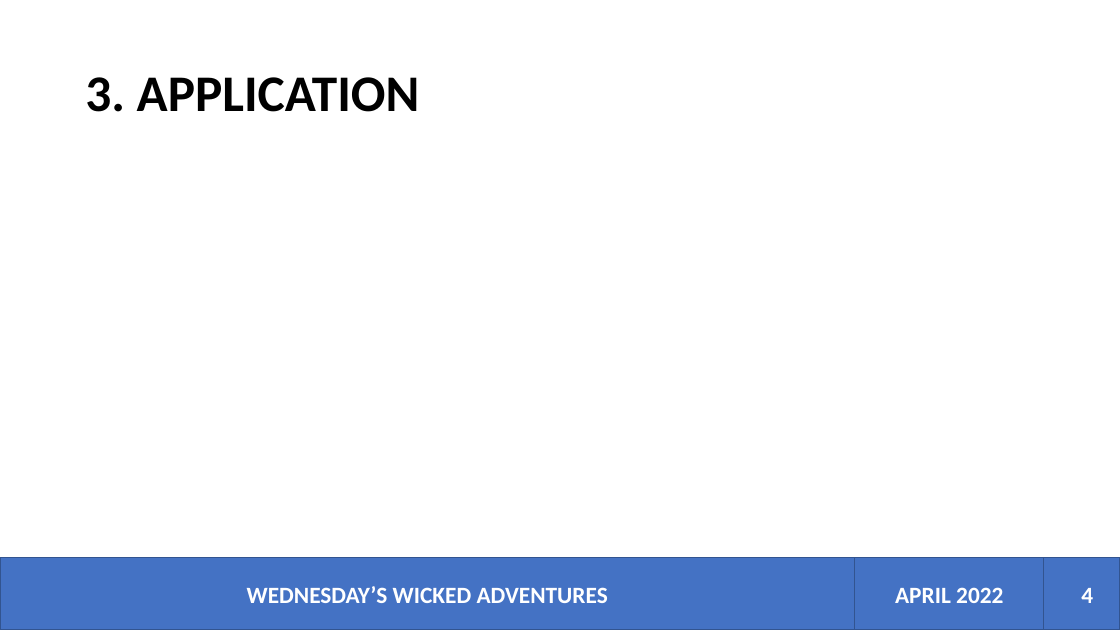
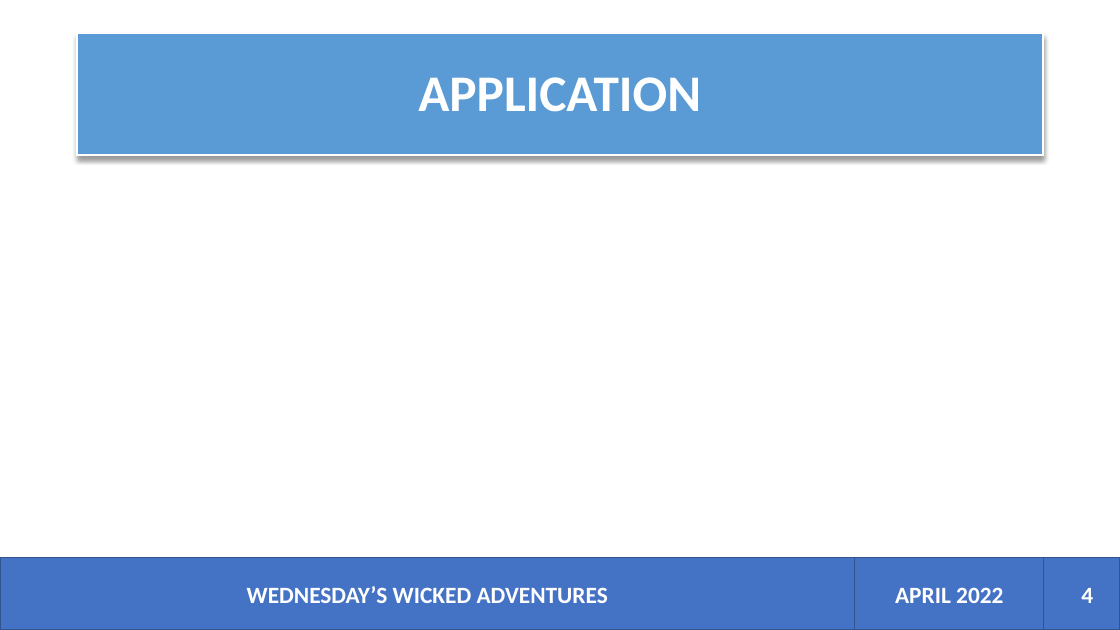
Before and after one commit to devopslecturer/awmsc2022, a slide deck: slide 4 of Wicked Adventures.pptx. Drawn at 1120x630 pixels with LibreOffice and Linux fonts; fonts in the diff are those of the drawing. Boxes give left, top, right and bottom in pixels: in the first picture for what was removed or moved away, otherwise in the second. Text is boxed around its words. In the diff, an @@ line names an element or a change of style, - is before the commit and + after.

```diff
--- a/Wicked Adventures.pptx
+++ b/Wicked Adventures.pptx
@@ title "APPLICATION": place and size @@
-title "APPLICATION" at bbox=[85, 77, 420, 112]
+title "APPLICATION" at bbox=[77, 34, 1044, 155]
@@ title "APPLICATION" at bbox=[77, 34, 1044, 155]: fill none to #5B9BD5; outline none to #FFFFFF 1.5 pt; shadow on @@
@@ title at bbox=[418, 77, 701, 112]: text changed; text colour #000000 to #FFFFFF @@
-3. APPLICATION
+APPLICATION
```
Also in this commit, not shown: 1 other slide changed, 2 other files.
